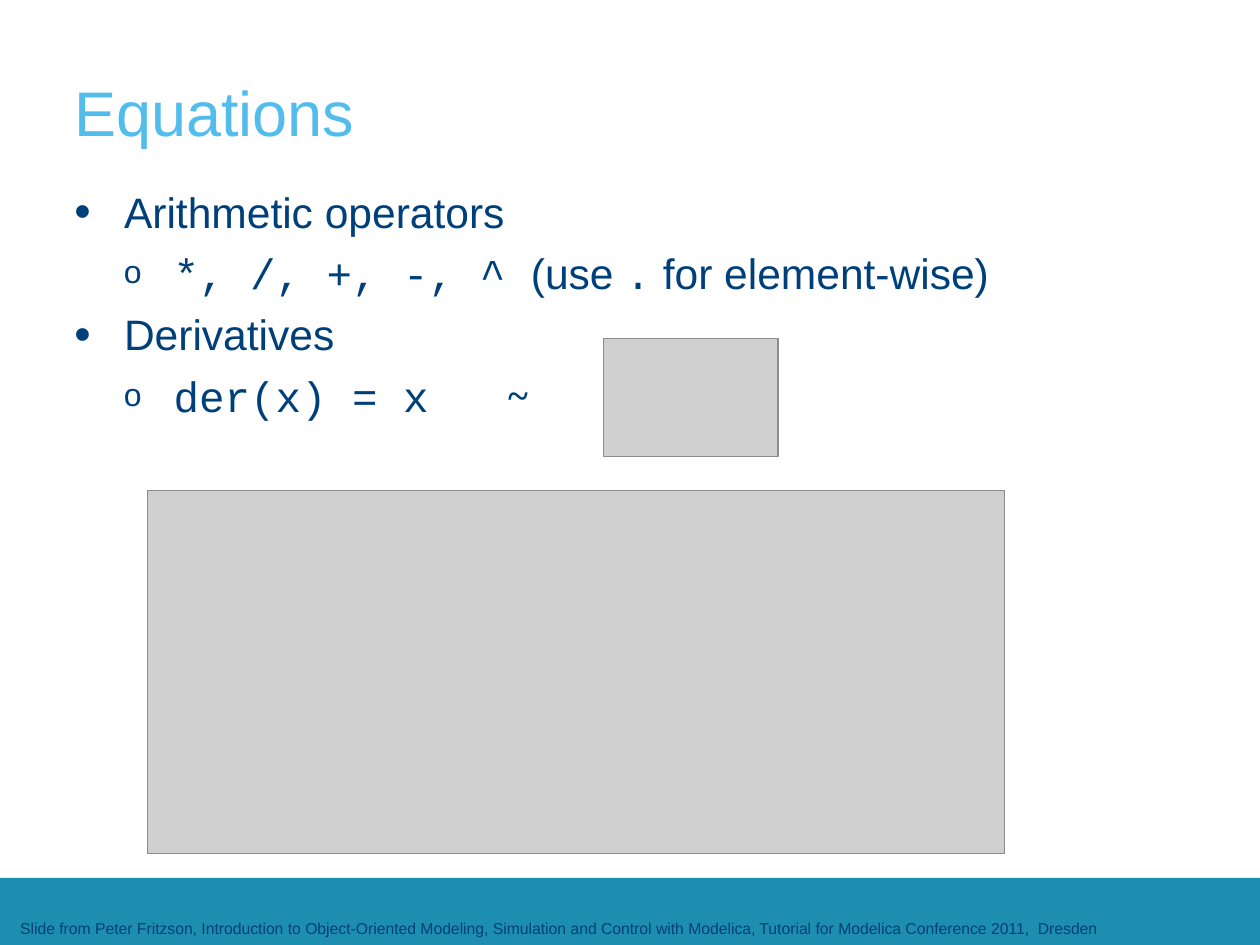
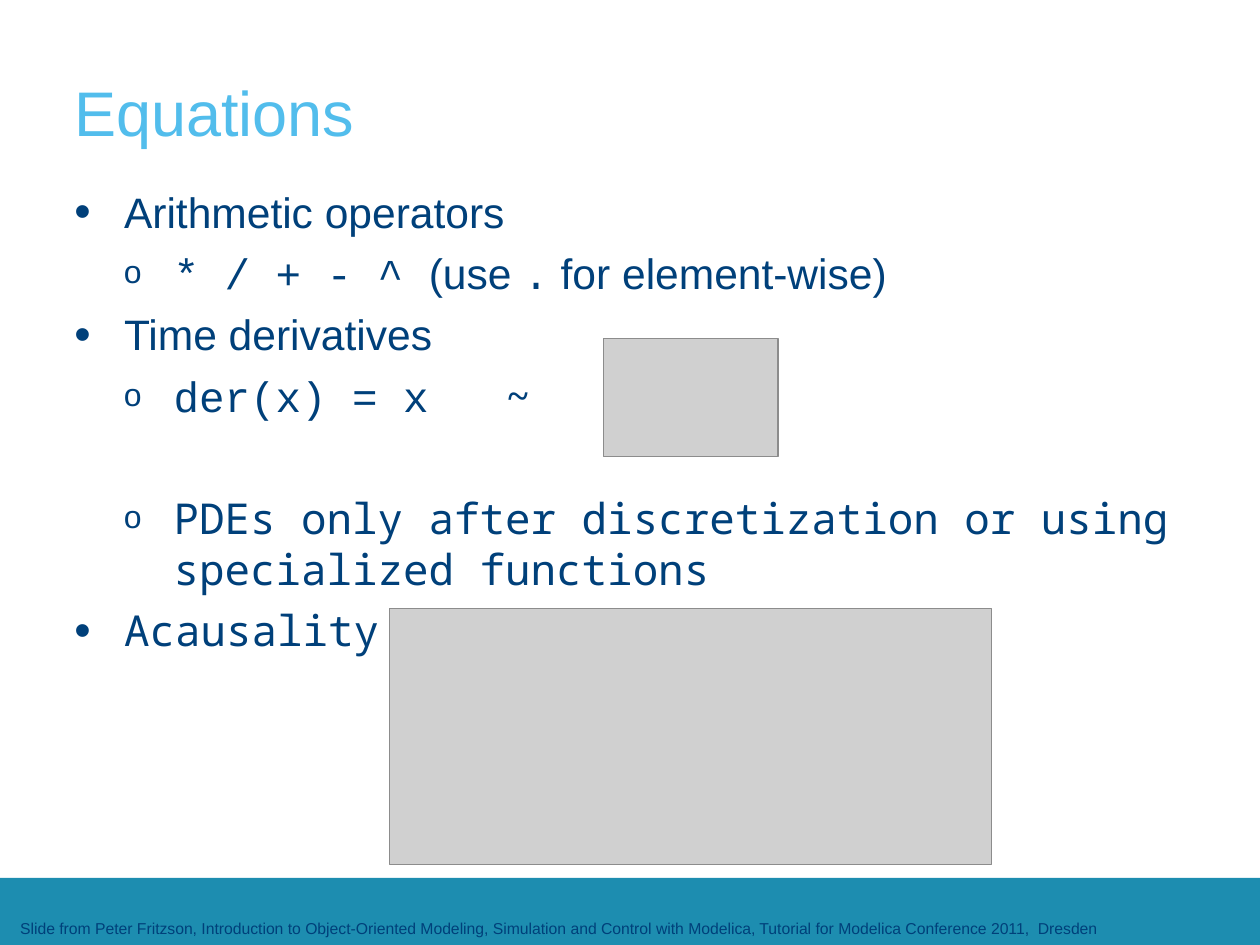
Before and after one commit to aswathnaray/__CrashCourse__, a slide deck: slide 27 of 2017-2018/Presentations/CrashCourse_2016.pptx (slide 21 before the commit). Drawn at 1260x945 pixels with LibreOffice and Linux fonts; fonts in the diff are those of the drawing; grey boxes stand for pictures; background and template pictures are left out. Boxes give left, top, right and bottom in pixels: in the first picture for what was removed or moved away, otherwise in the second. Text is boxed around its words. In the diff, an @@ line names an element or a change of style, - is before the commit and + after.

```diff
--- a/2017-2018/Presentations/CrashCourse_2016.pptx
+++ b/2017-2018/Presentations/CrashCourse_2016.pptx
@@ text at <box>124,258,887,351</box>: text changed @@
-  o *, /, +, -, ^ (use . for element-wise)
-• Derivatives
+  o * / + - ^ (use . for element-wise)
+• Time derivatives
@@ text at <box>124,501,1169,657</box>: paragraphs added @@
+  o PDEs only after discretization or using specialized functions
+• Acausality
@@ picture: place and size @@
-picture at <box>147,490,1004,854</box>
+picture at <box>389,609,991,864</box>
```
Also in this commit, not shown: 14 other slides changed, 14 slides added, 10 slides removed.
